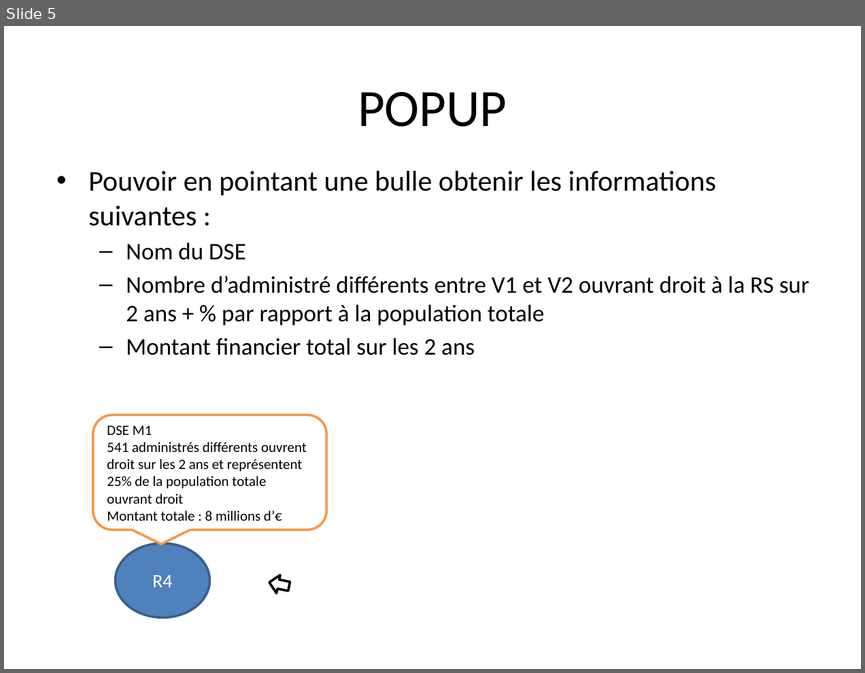
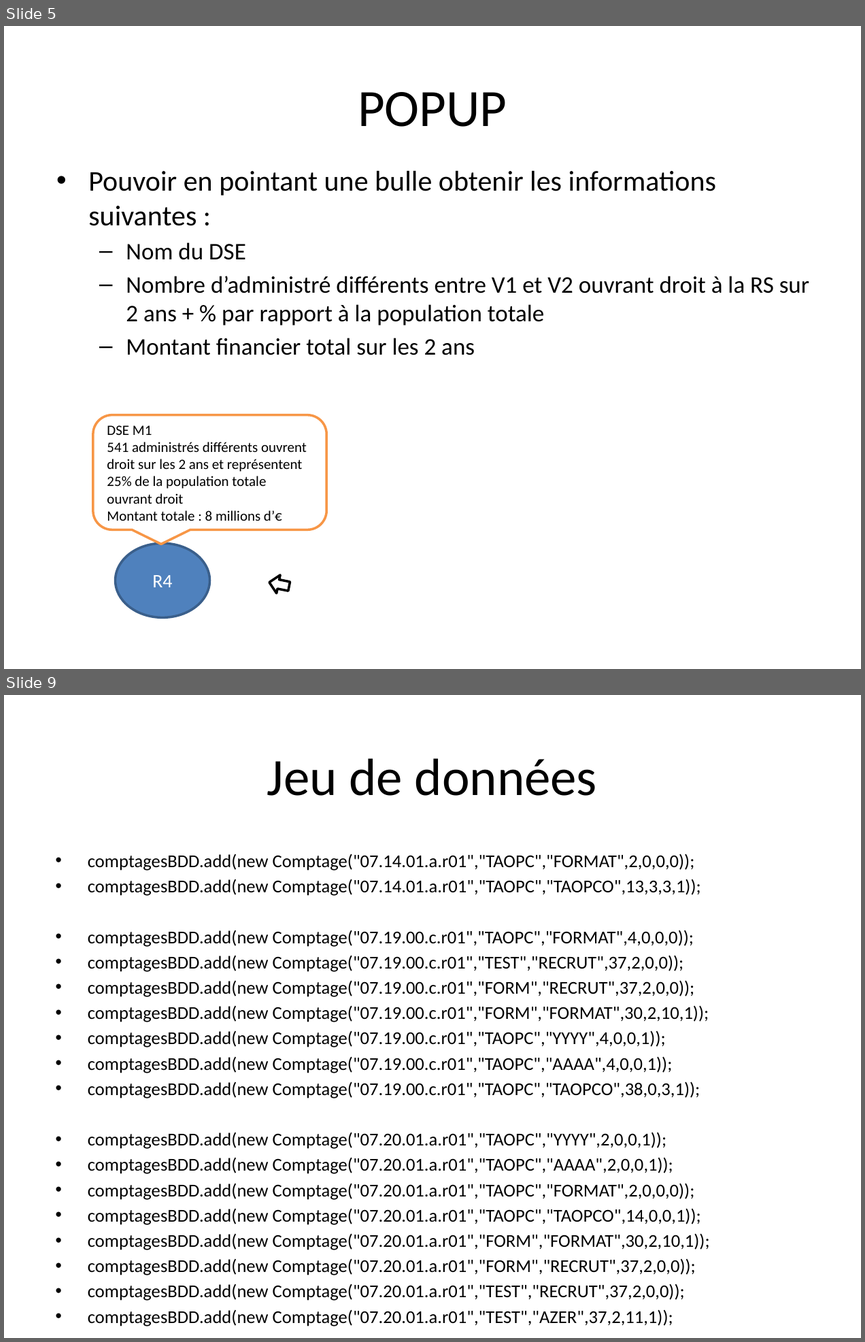
Before and after one commit to brunB/VISUAl_RS, a slide deck: Documentations/description_fonctionnelle_du_besoin.pptx. Shown one above the other, each under a label of ours: slide 5 before the commit, slides 5 and 9 after it; the slides between them are not shown. The pictures are 865x673 and 865x1342 pixels, drawn with LibreOffice and Linux fonts; fonts in the diff are those of the drawing. Boxes give left, top, right and bottom in pixels: in the first picture for what was removed or moved away, otherwise in the second. Text is boxed around its words. In the diff, an @@ line names an element or a change of style, - is before the commit and + after.

```diff
--- a/Documentations/description_fonctionnelle_du_besoin.pptx
+++ b/Documentations/description_fonctionnelle_du_besoin.pptx
@@ slide 9 added at [4, 695, 861, 1338], background #FFFFFF @@
@@ title added at [267, 758, 597, 796], 44 pt, text #000000 @@
+Jeu de données
@@ text added at [88, 853, 710, 1326], 15.2 pt, text #000000 @@
+• comptagesBDD.add(new Comptage("07.14.01.a.r01","TAOPC","FORMAT",2,0,0,0));
+• comptagesBDD.add(new Comptage("07.14.01.a.r01","TAOPC","TAOPCO",13,3,3,1));
+• comptagesBDD.add(new Comptage("07.19.00.c.r01","TAOPC","FORMAT",4,0,0,0));
+• comptagesBDD.add(new Comptage("07.19.00.c.r01","TEST","RECRUT",37,2,0,0));
+• comptagesBDD.add(new Comptage("07.19.00.c.r01","FORM","RECRUT",37,2,0,0));
+• comptagesBDD.add(new Comptage("07.19.00.c.r01","FORM","FORMAT",30,2,10,1));
+• comptagesBDD.add(new Comptage("07.19.00.c.r01","TAOPC","YYYY",4,0,0,1));
+• comptagesBDD.add(new Comptage("07.19.00.c.r01","TAOPC","AAAA",4,0,0,1));
+• comptagesBDD.add(new Comptage("07.19.00.c.r01","TAOPC","TAOPCO",38,0,3,1));
+• comptagesBDD.add(new Comptage("07.20.01.a.r01","TAOPC","YYYY",2,0,0,1));
+• comptagesBDD.add(new Comptage("07.20.01.a.r01","TAOPC","AAAA",2,0,0,1));
+• comptagesBDD.add(new Comptage("07.20.01.a.r01","TAOPC","FORMAT",2,0,0,0));
+• comptagesBDD.add(new Comptage("07.20.01.a.r01","TAOPC","TAOPCO",14,0,0,1));
+• comptagesBDD.add(new Comptage("07.20.01.a.r01","FORM","FORMAT",30,2,10,1));
+• comptagesBDD.add(new Comptage("07.20.01.a.r01","FORM","RECRUT",37,2,0,0));
+• comptagesBDD.add(new Comptage("07.20.01.a.r01","TEST","RECRUT",37,2,0,0));
+• comptagesBDD.add(new Comptage("07.20.01.a.r01","TEST","AZER",37,2,11,1));
```
Also in this commit, not shown: 6 other slides added.
